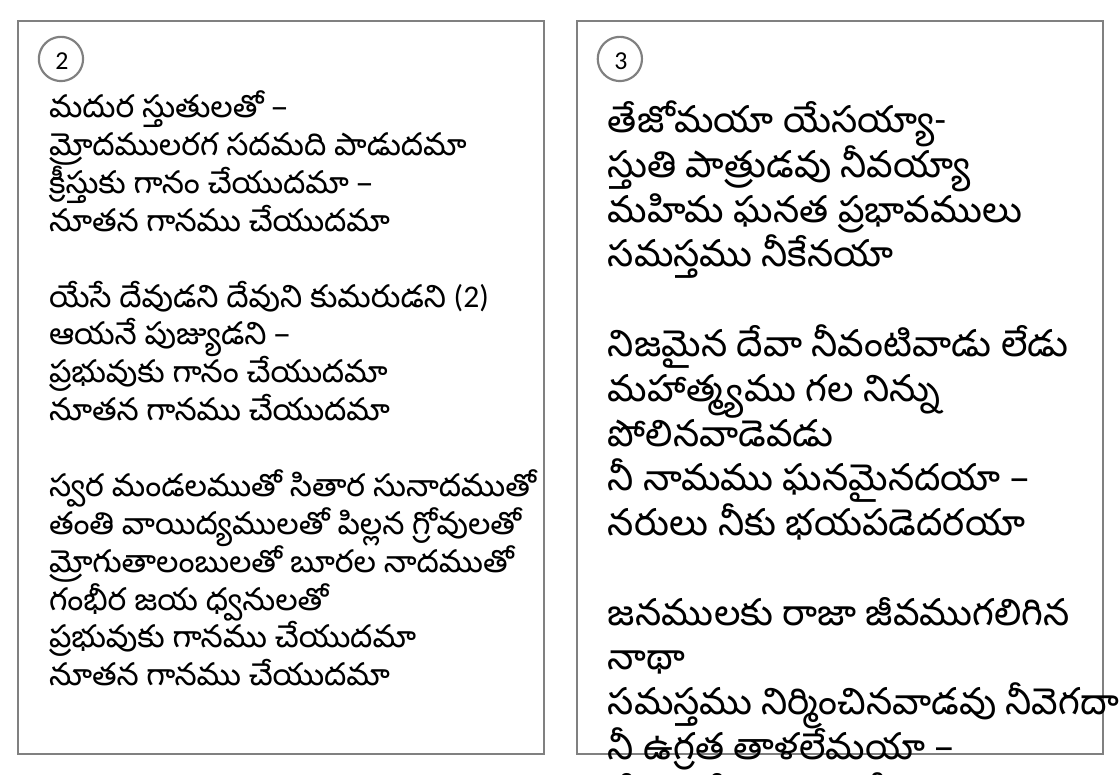
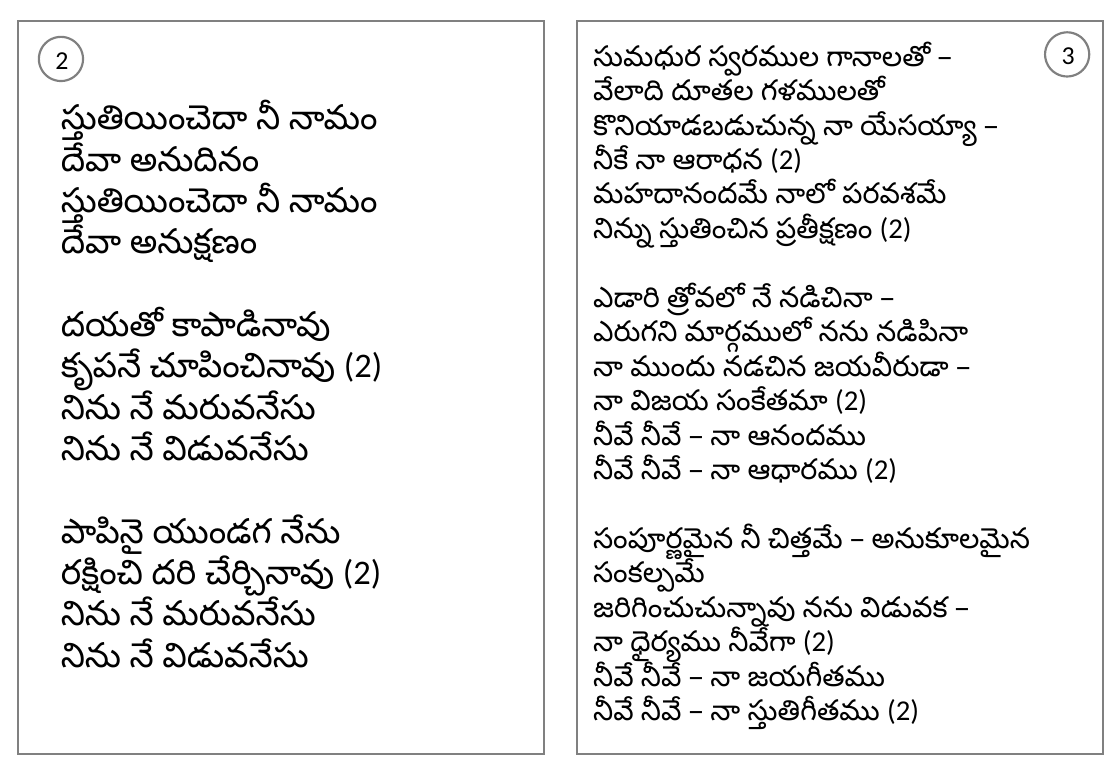
Before and after one commit to venu-webdev/songsDb, a slide deck: slide 2 of songsTemplate.pptx. Drawn at 1120x775 pixels with LibreOffice and Linux fonts; fonts in the diff are those of the drawing. Boxes give left, top, right and bottom in pixels: in the first picture for what was removed or moved away, otherwise in the second. Text is boxed around its words. In the diff, an @@ line names an element or a change of style, - is before the commit and + after.

```diff
--- a/songsTemplate.pptx
+++ b/songsTemplate.pptx
@@ text at (593,44,1031,721): text changed; size 26 to 20 pt @@
-తేజోమయా యేసయ్యా-
-స్తుతి పాత్రుడవు నీవయ్యా
-మహిమ ఘనత ప్రభావములు
-సమస్తము నీకేనయా
-నిజమైన దేవా నీవంటివాడు లేడు
-మహాత్మ్యము గల నిన్ను పోలినవాడెవడు
-నీ నామము ఘనమైనదయా –
-నరులు నీకు భయపడెదరయా
-జనములకు రాజా జీవముగలిగిన నాథా
-సమస్తము నిర్మించినవాడవు నీవెగదా
-నీ ఉగ్రత తాళలేమయా –
-మేలు చేయగలవు నీవయా
+సుమధుర స్వరముల గానాలతో –
+వేలాది దూతల గళములతో
+కొనియాడబడుచున్న నా యేసయ్యా –
+నీకే నా ఆరాధన (2)
+మహదానందమే నాలో పరవశమే
+నిన్ను స్తుతించిన ప్రతీక్షణం (2)
+ఎడారి త్రోవలో నే నడిచినా –
+ఎరుగని మార్గములో నను నడిపినా
+నా ముందు నడచిన జయవీరుడా –
+నా విజయ సంకేతమా (2)
+నీవే నీవే – నా ఆనందము
+నీవే నీవే – నా ఆధారము (2)
+సంపూర్ణమైన నీ చిత్తమే – అనుకూలమైన సంకల్పమే
+జరిగించుచున్నావు నను విడువక –
+నా ధైర్యము నీవేగా (2)
+నీవే నీవే – నా జయగీతము
+నీవే నీవే – నా స్తుతిగీతము (2)
@@ ellipse "3": place and size @@
-ellipse "3" at (598,37,642,82)
+ellipse "3" at (1046,32,1090,77)
@@ text at (61,104,382,668): text changed; size 22 to 24 pt @@
-మదుర స్తుతులతో –
-మ్రోదములరగ సదమది పాడుదమా
-క్రీస్తుకు గానం చేయుదమా –
-నూతన గానము చేయుదమా
-యేసే దేవుడని దేవుని కుమరుడని (2)
-ఆయనే పుజ్యుడని –
-ప్రభువుకు గానం చేయుదమా
-నూతన గానము చేయుదమా
-స్వర మండలముతో సితార సునాదముతో
-తంతి వాయిద్యములతో పిల్లన గ్రోవులతో
-మ్రోగుతాలంబులతో బూరల నాదముతో
-గంభీర జయ ధ్వనులతో
-ప్రభువుకు గానము చేయుదమా
-నూతన గానము చేయుదమా
+స్తుతియించెదా నీ నామం
+దేవా అనుదినం
+స్తుతియించెదా నీ నామం
+దేవా అనుక్షణం
+దయతో కాపాడినావు
+కృపనే చూపించినావు (2)
+నిను నే మరువనేసు
+నిను నే విడువనేసు
+పాపినై యుండగ నేను
+రక్షించి దరి చేర్చినావు (2)
+నిను నే మరువనేసు
+నిను నే విడువనేసు
```
Also in this commit, not shown: 1 other slide changed, 4 other files.
